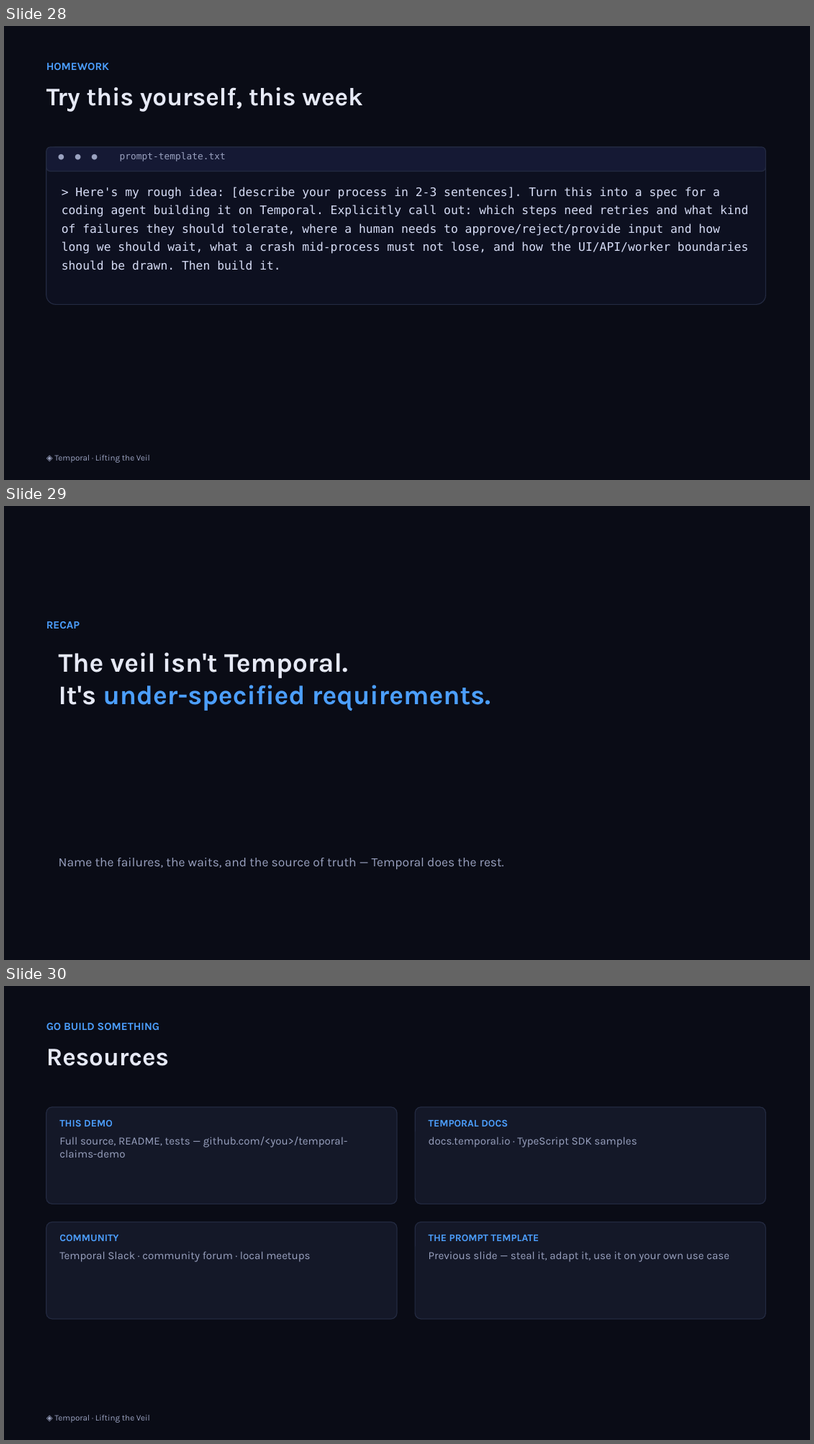
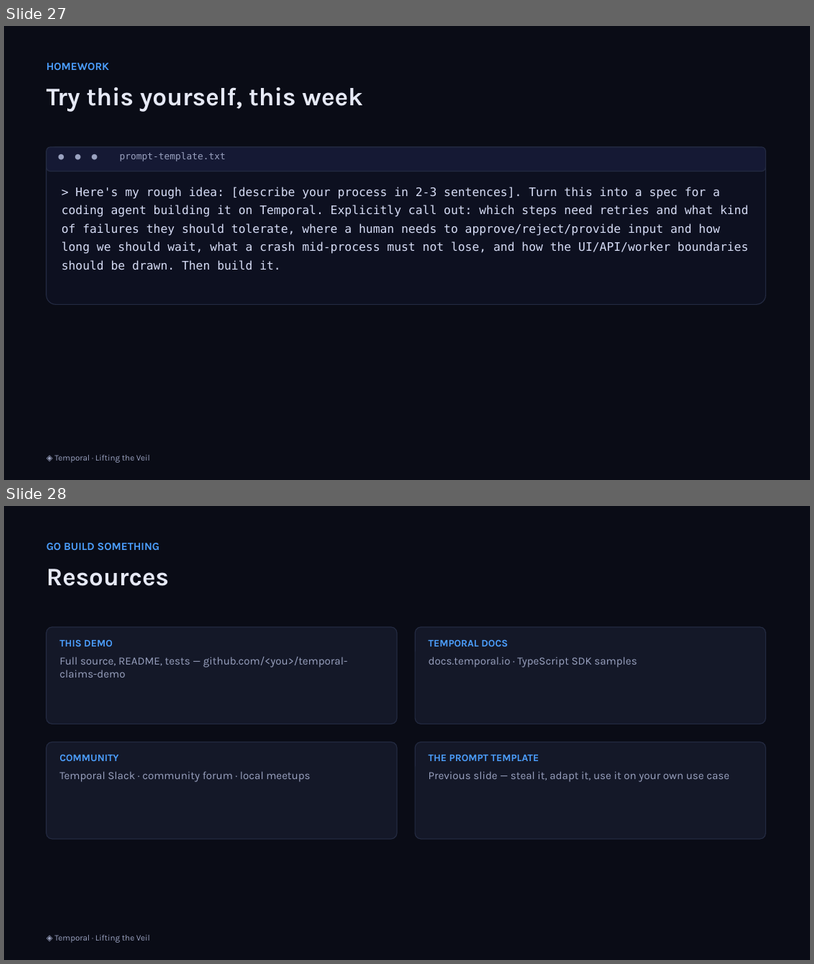
Before and after one commit to simy307/temporal-claims-demo, a slide deck: presentation/Lifting-the-Veil-Temporal-Talk.pptx. Shown one above the other, each under a label of ours: slides 28, 29 and 30 before the commit, slides 27 and 28 after it. The pictures are 814x1444 and 814x964 pixels, drawn with LibreOffice and Linux fonts; fonts in the diff are those of the drawing. Boxes give left, top, right and bottom in pixels: in the first picture for what was removed or moved away, otherwise in the second. Text is boxed around its words. In the diff, an @@ line names an element or a change of style, - is before the commit and + after.

```diff
--- a/presentation/Lifting-the-Veil-Temporal-Talk.pptx
+++ b/presentation/Lifting-the-Veil-Temporal-Talk.pptx
@@ slide 29 removed at (4, 506, 810, 960), background #FFFFFF @@
@@ rectangle removed at (4, 506, 810, 960) @@
@@ text removed at (46, 621, 80, 628) @@
-RECAP
@@ text removed at (59, 652, 491, 711) @@
-The veil isn't Temporal.
-It's under-specified requirements.
@@ text removed at (59, 857, 504, 869) @@
-Name the failures, the waits, and the source of truth — Temporal does the rest.
@@ what was slide 28 is now slide 27 @@
@@ what was slide 30 is now slide 28 @@
```
Also in this commit, not shown: 2 slides changed, 5 other slides removed, 3 other files.
